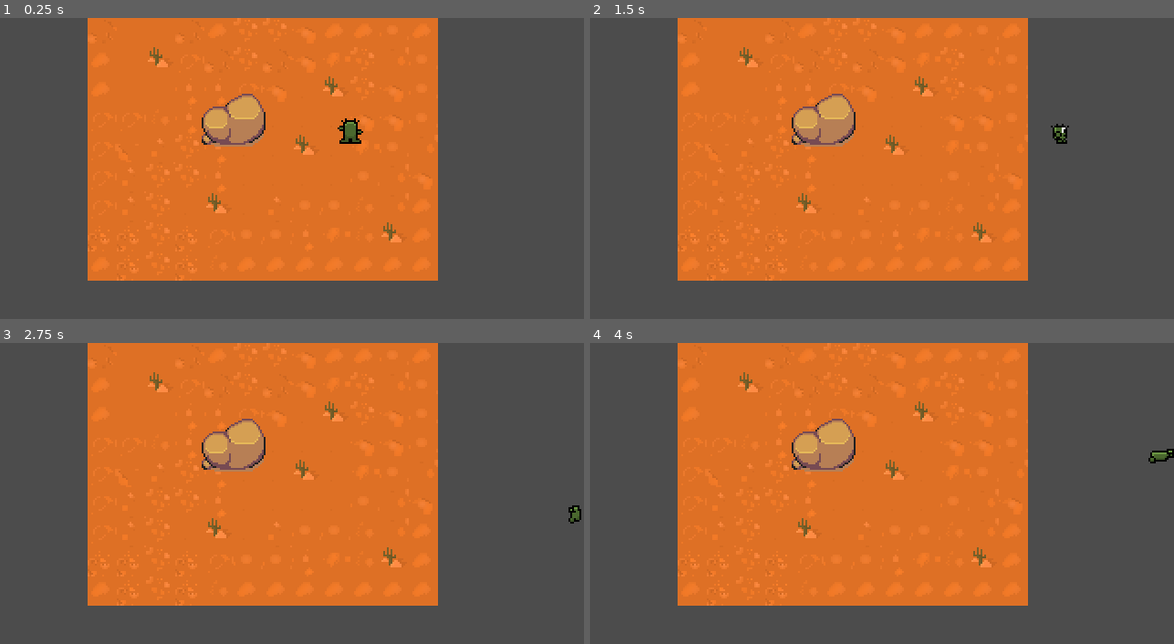
Above: before the commit, frames 1-4 (two rows, left to right).
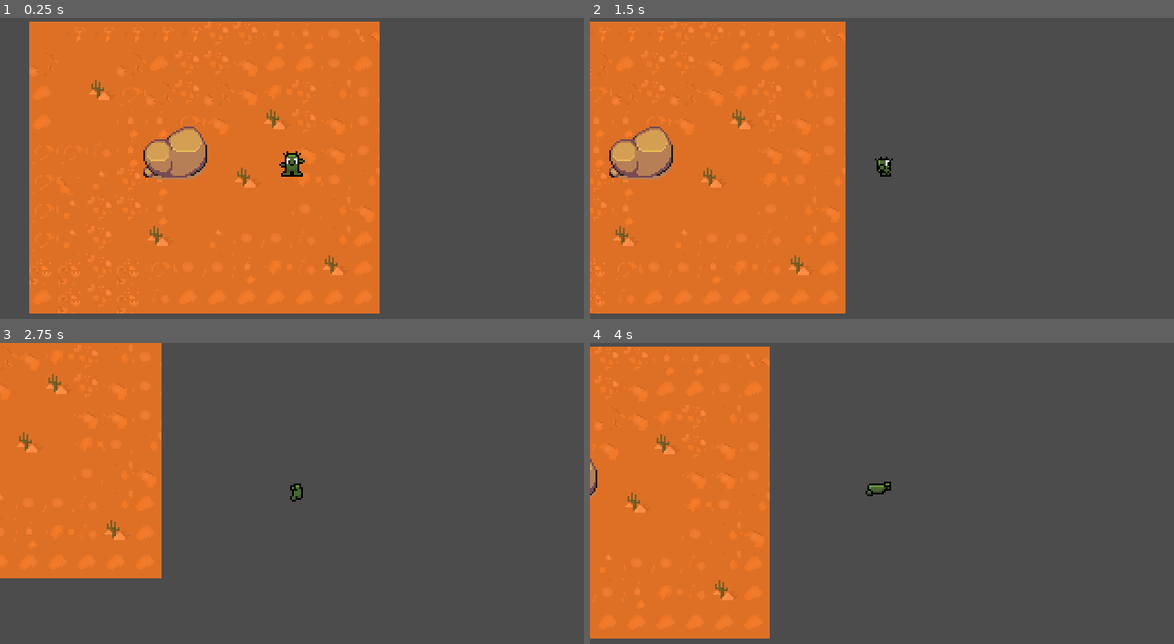
Above: after the commit, the same moments.

Repository: dsp125/CactusGame
Game: Godot game, scene res://World.tscn
The game is run twice, just before and just after one commit, with the same random seed, the same clock (stepped at 60 frames per second) and the same inputs.
Inputs:
- Up to frame 1 (0.25 s): no input
- Up to frame 2 (1.5 s): hold Right (ui_right) 0.53-1.28 s; tap Space (ui_roll) at 0.6, 1.35 s; hold Down (ui_down) from 1.28 s (still down)
- Up to frame 3 (2.75 s): release Down (ui_down) at 2.03 s; hold Right (ui_right) from 2.03 s (still down); tap Space (ui_roll) at 2.1 s
- Up to frame 4 (4 s): release Right (ui_right) at 2.78 s; hold Up (ui_up) 2.78-3.53 s; tap Space (ui_roll) at 2.85, 3.6 s; hold Left (ui_left) from 3.53 s (still down)

The runs differ from the first frame. In frame 1, 29% of the frame differs, in the area x 5-75%, y 0-99%; in frame 2, 48%; in frame 3, 55%; in frame 4, 56%, in the area x 0-100%, y 0-99%.

Commit message:
tweaks and camera add

Diff:
--- a/Player/Player.gd
+++ b/Player/Player.gd
@@ -3,10 +3,10 @@
 const ACCEL = 400
 const MAX_SPD = 60
 const ROLL_SPEED = 75
-const FRICTION = 1000
+const FRICTION = 500
 
 var velocity = Vector2.ZERO
-var roll_vector = Vector2.ZERO
+var roll_vector = Vector2.DOWN
 
 onready var animationPlayer = $AnimationPlayer
 onready var animationTree = $AnimationTree
@@ -43,7 +43,7 @@
 		animationTree.set("parameters/Walk/blend_position", input_vector)
 		animationTree.set("parameters/Roll/blend_position", input_vector)
 		animationState.travel("Walk")
-		velocity = velocity.move_toward(input_vector * MAX_SPD, ACCEL * delta)
+		velocity = velocity.move_toward(input_vector * MAX_SPD, ACCEL * FRICTION * delta)
 
 	else:
 		animationState.travel("Idle")
@@ -52,11 +52,11 @@
 	move()
 
 	if Input.is_action_just_pressed("ui_roll"):
-		animationTree.set("parameters/Roll/blend_position", input_vector)
+		animationTree.set("parameters/Roll/blend_position", roll_vector)
 		state = PlayerStates.ROLL
 
 
-func roll_state(delta):
+func roll_state(_delta):
 	velocity = roll_vector * ROLL_SPEED
 	animationState.travel("Roll")
 	move()
--- a/Player/Player.tscn
+++ b/Player/Player.tscn
@@ -142,7 +142,7 @@
 tracks/1/imported = false
 tracks/1/enabled = true
 tracks/1/keys = {
-"times": PoolRealArray( 0, 0.1, 0.2, 0.3, 0.4, 0.5, 0.6, 0.7 ),
+"times": PoolRealArray( 0, 0.08, 0.16, 0.24, 0.38, 0.5, 0.6, 0.7 ),
 "transitions": PoolRealArray( 1, 1, 1, 1, 1, 1, 1, 1 ),
 "update": 1,
 "values": [ 165, 166, 167, 168, 169, 170, 171, 172 ]
@@ -158,7 +158,7 @@
 tracks/0/imported = false
 tracks/0/enabled = true
 tracks/0/keys = {
-"times": PoolRealArray( 0, 0.1, 0.2, 0.3, 0.4, 0.5, 0.6, 0.7 ),
+"times": PoolRealArray( 0, 0.07, 0.16, 0.24, 0.38, 0.5, 0.6, 0.7 ),
 "transitions": PoolRealArray( 1, 1, 1, 1, 1, 1, 1, 1 ),
 "update": 1,
 "values": [ 135, 136, 137, 138, 139, 140, 141, 142 ]
@@ -188,7 +188,7 @@
 tracks/0/imported = false
 tracks/0/enabled = true
 tracks/0/keys = {
-"times": PoolRealArray( 0, 0.1, 0.2, 0.3, 0.4, 0.5, 0.6, 0.7 ),
+"times": PoolRealArray( 0, 0.07, 0.16, 0.24, 0.38, 0.5, 0.6, 0.7 ),
 "transitions": PoolRealArray( 1, 1, 1, 1, 1, 1, 1, 1 ),
 "update": 1,
 "values": [ 150, 151, 152, 153, 154, 155, 156, 157 ]
@@ -218,7 +218,7 @@
 tracks/0/imported = false
 tracks/0/enabled = true
 tracks/0/keys = {
-"times": PoolRealArray( 0, 0.1, 0.2, 0.3, 0.4, 0.5, 0.6, 0.7 ),
+"times": PoolRealArray( 0, 0.07, 0.16, 0.24, 0.38, 0.5, 0.6, 0.7 ),
 "transitions": PoolRealArray( 1, 1, 1, 1, 1, 1, 1, 1 ),
 "update": 1,
 "values": [ 180, 181, 182, 183, 184, 185, 186, 187 ]
@@ -366,6 +366,7 @@
 blend_point_2/pos = Vector2( 1, 0 )
 blend_point_3/node = SubResource( 44 )
 blend_point_3/pos = Vector2( 0, -1 )
+snap = Vector2( 0.01, 0.02 )
 blend_mode = 1
 
 [sub_resource type="AnimationNodeAnimation" id=21]
@@ -451,6 +452,6 @@
 anim_player = NodePath("../AnimationPlayer")
 active = true
 parameters/playback = SubResource( 28 )
-parameters/Idle/blend_position = Vector2( 0, -0.732759 )
-parameters/Roll/blend_position = Vector2( 0.022187, -0.474227 )
+parameters/Idle/blend_position = Vector2( 0, 0.619266 )
+parameters/Roll/blend_position = Vector2( 0, 0.7173 )
 parameters/Walk/blend_position = Vector2( 0.0047543, 0.594828 )
--- a/World.tscn
+++ b/World.tscn
@@ -279,6 +279,11 @@
 [node name="Player" parent="YSort" instance=ExtResource( 1 )]
 position = Vector2( 192, 72 )
 
+[node name="Camera2D" type="Camera2D" parent="YSort/Player"]
+current = true
+smoothing_enabled = true
+smoothing_speed = 40.0
+
 [node name="Rock" parent="YSort" instance=ExtResource( 3 )]
 
 [node name="TileMap" type="TileMap" parent="."]
Not shown: 2 places in Player/Player.tscn that only renumber resources
